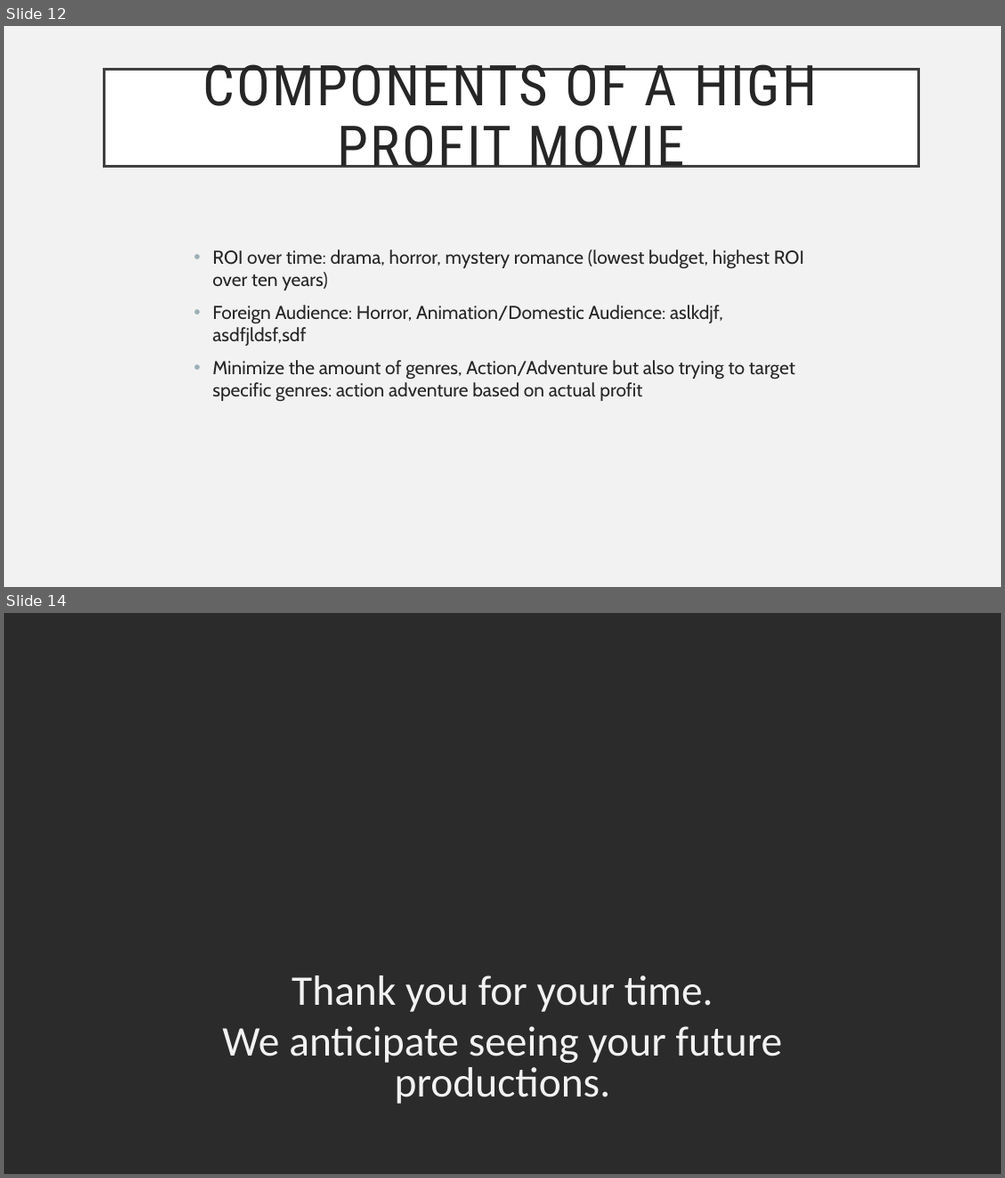
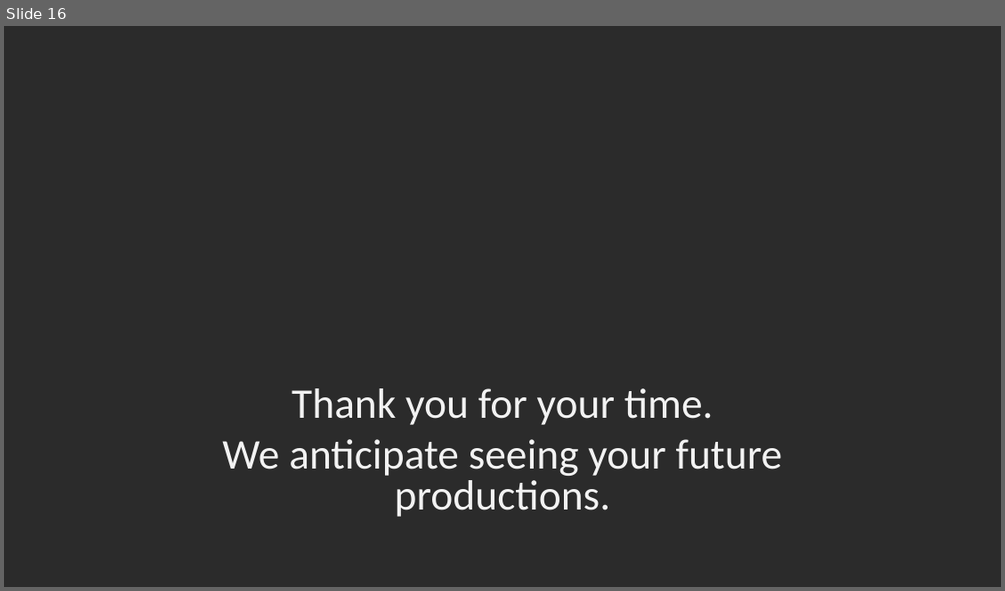
Before and after one commit to conlpate/dsc-mod-1-project-v2-1-onl01-dtsc-pt-052620, a slide deck: Presentation.pptx. Shown one above the other, each under a label of ours: slides 12 and 14 before the commit, slide 16 after it; the slides between them are not shown. The pictures are 1005x1178 and 1005x591 pixels, drawn with LibreOffice and Linux fonts; fonts in the diff are those of the drawing; background and template pictures are left out; a plain dark background stands for a picture behind light text. Boxes give left, top, right and bottom in pixels: in the first picture for what was removed or moved away, otherwise in the second. Text is boxed around its words. In the diff, an @@ line names an element or a change of style, - is before the commit and + after.

```diff
--- a/Presentation.pptx
+++ b/Presentation.pptx
@@ slide 12 removed at (4, 26, 1001, 587), background #F2F2F2 @@
@@ title removed at (105, 69, 919, 166) @@
-COMPONENTS OF A HIGH PROFIT MOVIE
@@ text removed at (212, 249, 804, 402) @@
-• ROI over time: drama, horror, mystery romance (lowest budget, highest ROI over ten years)
-• Foreign Audience: Horror, Animation/Domestic Audience: aslkdjf, asdfjldsf,sdf
-• Minimize the amount of genres, Action/Adventure but also trying to target specific genres: action adventure based on actual profit
@@ what was slide 14 is now slide 16 @@
```
Also in this commit, not shown: 3 slides changed, 10 slides added, 7 other slides removed, 11 other files.
